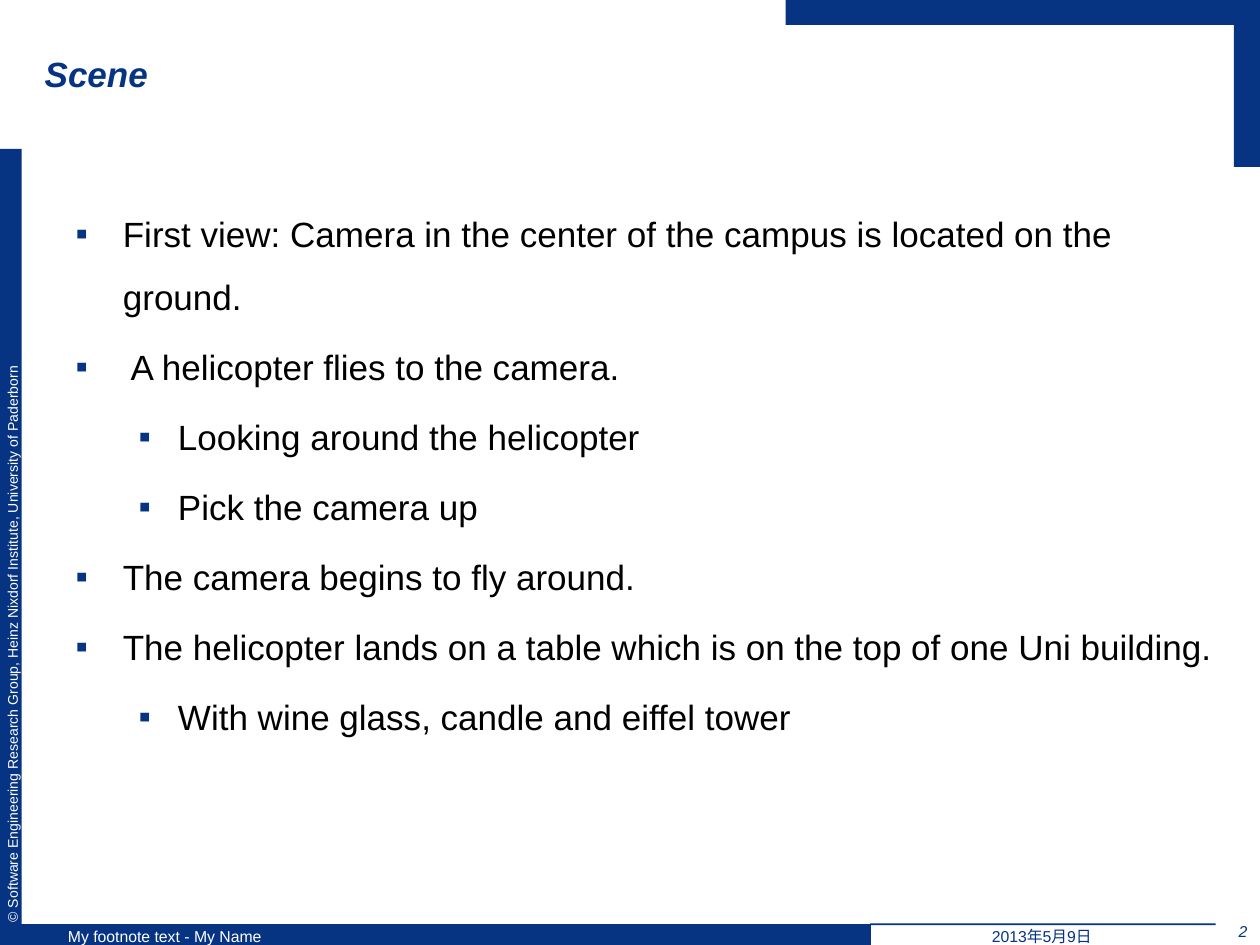
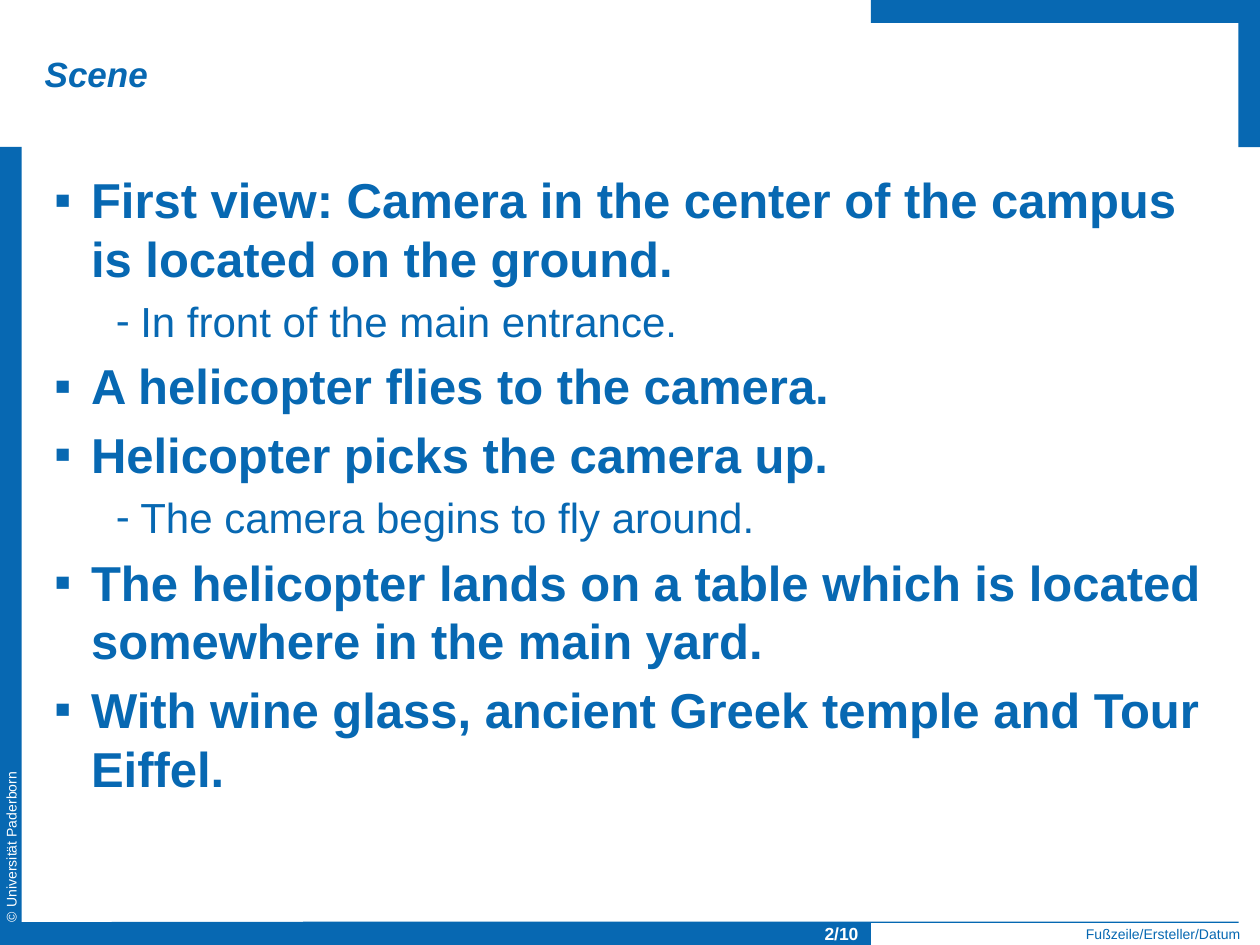
Before and after one commit to advancedrendering/project, a slide deck: slide 2 of ExtraBees/doc/proposal_english.pptx. Drawn at 1260x945 pixels with LibreOffice and Linux fonts; fonts in the diff are those of the drawing; background and template pictures are left out. Boxes give left, top, right and bottom in pixels: in the first picture for what was removed or moved away, otherwise in the second. Text is boxed around its words. In the diff, an @@ line names an element or a change of style, - is before the commit and + after.

```diff
--- a/ExtraBees/doc/proposal_english.pptx
+++ b/ExtraBees/doc/proposal_english.pptx
@@ title "Scene" at (45, 62, 148, 88): text colour #073482 to #0768B2 @@
@@ fill #073482 to #0768B2 in 3 elements at (0, 147, 21, 945), (1239, 0, 1260, 147), (871, 0, 1260, 23) @@
@@ rectangle: place and size @@
-rectangle at (786, 0, 1260, 25)
+rectangle at (871, 0, 1260, 23)
@@ rectangle: place and size @@
-rectangle at (1234, 0, 1260, 166)
+rectangle at (1239, 0, 1260, 147)
@@ text "First view: Camera in the ...": place and size @@
-text "First view: Camera in the ..." at (123, 221, 1211, 736)
+text "First view: Camera in the ..." at (91, 182, 1200, 788)
@@ text at (91, 182, 1176, 542): size 20 to 28 pt, bold on in "First view: Camera in the center of ...", "A helicopter flies to the camera."; text colour #000000 to #0768B2 in "First view: Camera in the center of ...", "A helicopter flies to the camera.", "The camera begins to fly around."; size 20 to 24 pt in "The camera begins to fly around."; indent changed; line spacing 1.5 to 1; more space between paragraphs; bullet ▪ to -; list level 1 to 2 in "The camera begins to fly ..." @@
@@ text at (140, 306, 677, 338): paragraph added @@
+  – In front of the main entrance.
@@ text removed at (5, 373, 21, 907) @@
-© Software Engineering Research Group, Heinz Nixdorf Institute, University of Paderborn
@@ text at (91, 437, 828, 483): text changed; size 20 to 28 pt; text colour #000000 to #0768B2; bold on @@
-  ▪ Looking around the helicopter
-  ▪ Pick the camera up
+▪ Helicopter picks the camera up.
@@ text at (91, 565, 1200, 788): text changed; size 20 to 28 pt; text colour #000000 to #0768B2; bold on @@
-▪ The helicopter lands on a table which is on the top of one Uni building.
-  ▪ With wine glass, candle and eiffel tower
+▪ The helicopter lands on a table which is located somewhere in the main yard.
+▪ With wine glass, ancient Greek temple and Tour Eiffel.
@@ text added at (4, 779, 20, 905), 8 pt, text #FFFFFF @@
+© Universität Paderborn
@@ rectangle removed at (0, 924, 871, 945) @@
@@ page number added at (0, 922, 871, 945), fill #0768B2, 10 pt, text #FFFFFF, bold @@
+2/10
@@ line added from (112, 922) to (1239, 922), #0468B2 0.75 pt @@
@@ line removed from (871, 925) to (1216, 925) @@
@@ text removed at (992, 929, 1092, 944) @@
-2013年5月9日
@@ text added at (1086, 929, 1240, 939), 8 pt, text #0768B2 @@
+Fußzeile/Ersteller/Datum
@@ page number removed at (1239, 926, 1248, 937) @@
-2
@@ text removed at (68, 930, 261, 945) @@
-My footnote text - My Name
```
Also in this commit, not shown: 1 other slide changed, 2 slides added, 2 slides removed.
